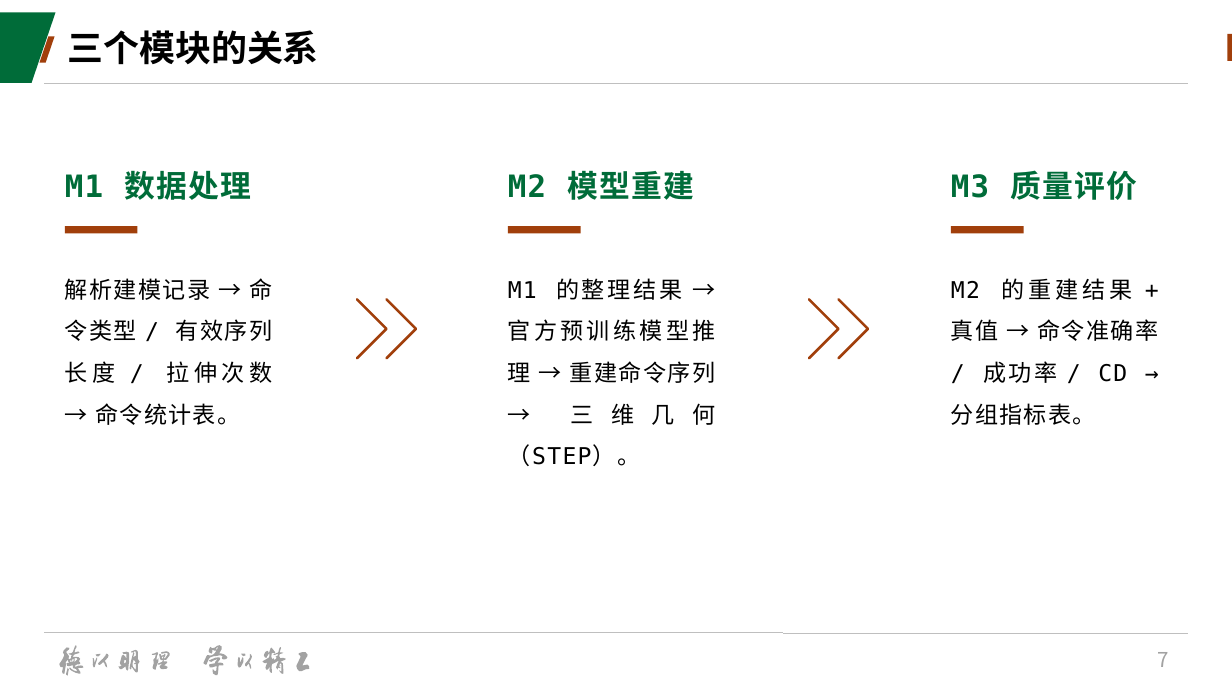
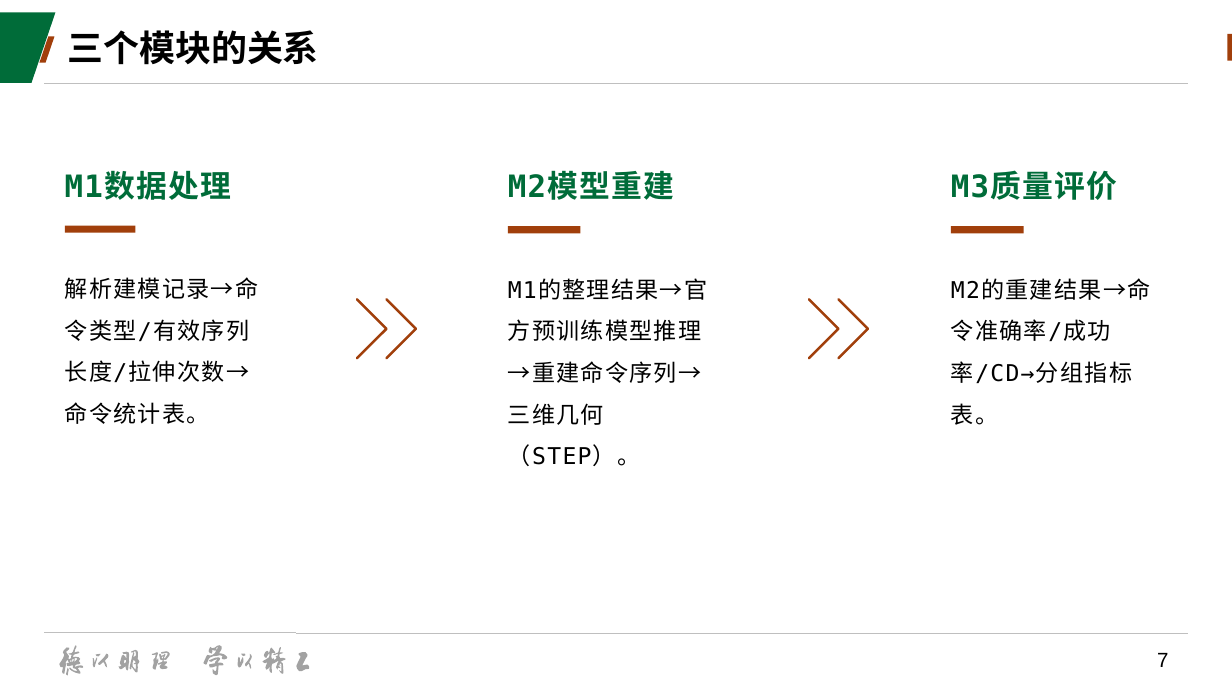
Before and after one commit to starfish667/deepcad_test, a slide deck: slide 7 of doc/AICAD汇报.pptx. Drawn at 1232x693 pixels with LibreOffice and Linux fonts; fonts in the diff are those of the drawing; background and template pictures are left out. Boxes give left, top, right and bottom in pixels: in the first picture for what was removed or moved away, otherwise in the second. Text is boxed around its words. In the diff, an @@ line names an element or a change of style, - is before the commit and + after.

```diff
--- a/doc/AICAD汇报.pptx
+++ b/doc/AICAD汇报.pptx
@@ text at (x1=65, y1=171, x2=232, y2=200): spaces changed @@
-M1 数据处理
+M1数据处理
@@ text at (x1=508, y1=172, x2=675, y2=204): spaces changed @@
-M2 模型重建
+M2模型重建
@@ text at (x1=951, y1=172, x2=1118, y2=200): spaces changed @@
-M3 质量评价
+M3质量评价
@@ text at (x1=65, y1=277, x2=259, y2=424): text changed @@
-解析建模记录 → 命令类型 / 有效序列长度 / 拉伸次数 → 命令统计表。
+解析建模记录→命令类型/有效序列长度/拉伸次数→命令统计表。
@@ text at (x1=508, y1=279, x2=708, y2=466): text changed @@
-M1 的整理结果 → 官方预训练模型推理 → 重建命令序列 → 三维几何（STEP）。
+M1的整理结果→官方预训练模型推理→重建命令序列→三维几何（STEP）。
@@ text at (x1=951, y1=279, x2=1151, y2=425): text changed @@
-M2 的重建结果 + 真值 → 命令准确率 / 成功率 / CD → 分组指标表。
+M2的重建结果→命令准确率/成功率/CD→分组指标表。
@@ page number at (x1=1157, y1=653, x2=1168, y2=667): font Noto Sans CJK SC to Arial, text colour #A2A2A2 to #000000 @@
```
Also in this commit, not shown: 23 other slides changed.
